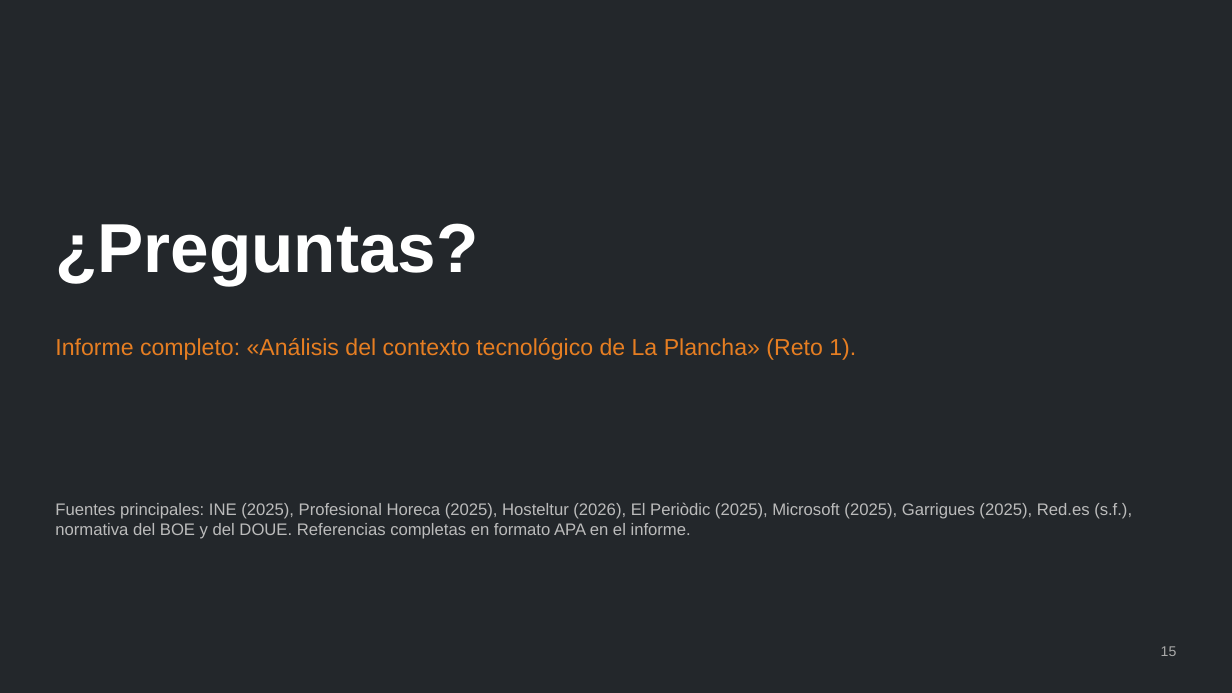
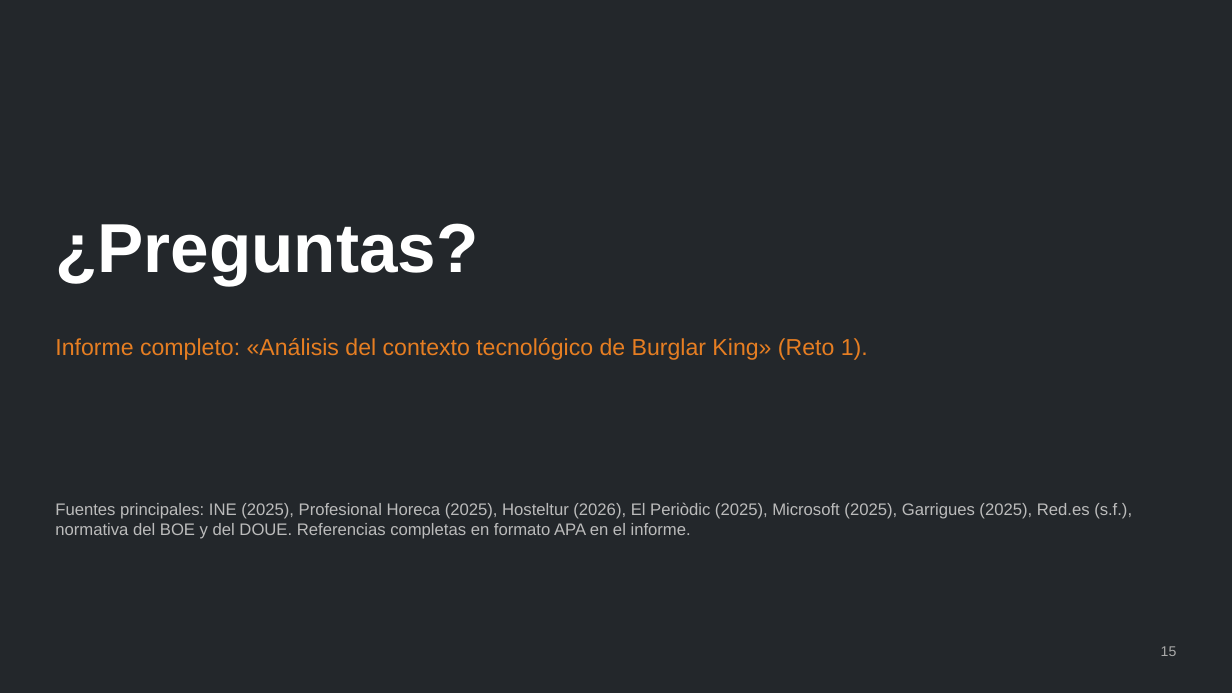
Before and after one commit to rocapv/kds-tpv-la-plancha, a slide deck: slide 15 of docs/reto1/reto1_presentacion.pptx. Drawn at 1232x693 pixels with LibreOffice and Linux fonts; fonts in the diff are those of the drawing. Boxes give left, top, right and bottom in pixels: in the first picture for what was removed or moved away, otherwise in the second. Text is boxed around its words. In the diff, an @@ line names an element or a change of style, - is before the commit and + after.

```diff
--- a/docs/reto1/reto1_presentacion.pptx
+++ b/docs/reto1/reto1_presentacion.pptx
@@ text at box(55, 338, 868, 360): text changed @@
-Informe completo: «Análisis del contexto tecnológico de La Plancha» (Reto 1).
+Informe completo: «Análisis del contexto tecnológico de Burglar King» (Reto 1).
```
Also in this commit, not shown: 2 other slides changed, 14 other files.
